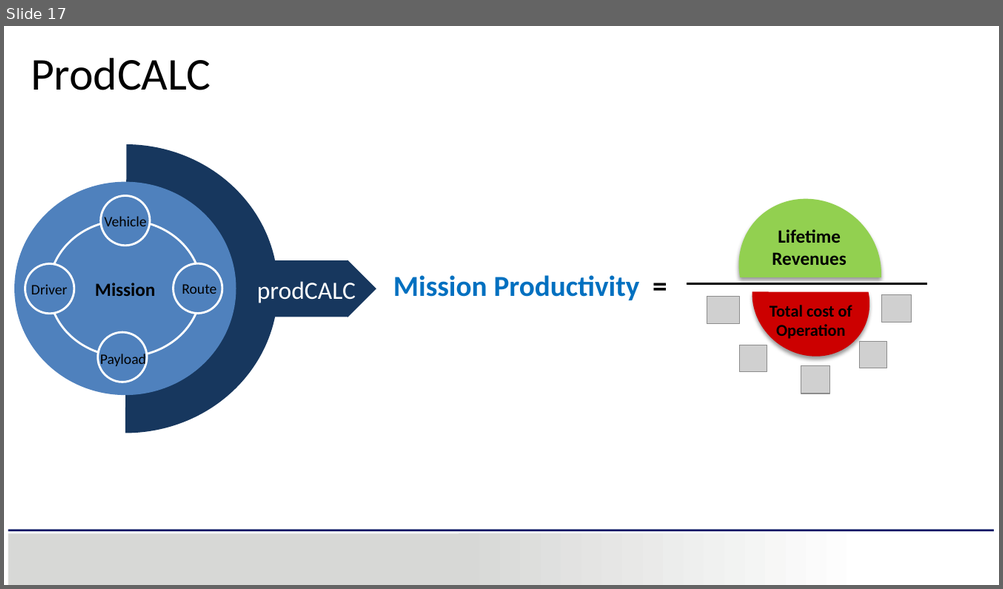
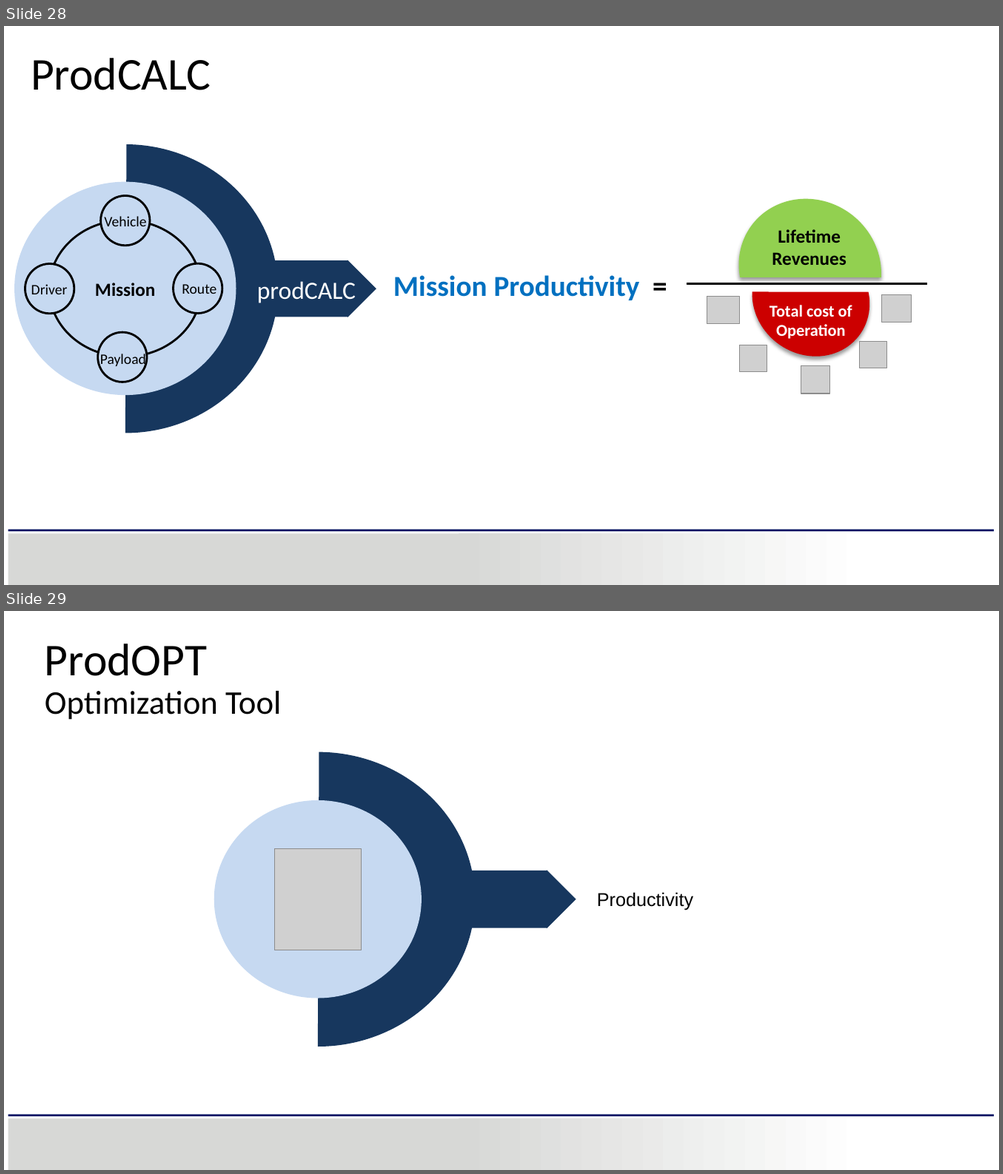
Before and after one commit to carthikvenkataraman/MasterThesis, a slide deck: ThesisReport/MasterThesisPresentation/MasterThesis-OptimisationOfDistributedPropulsionInLongHeavyVehicleCombinations.pptx. Shown one above the other, each under a label of ours: slide 17 before the commit, slides 28 and 29 after it. The pictures are 1003x589 and 1003x1174 pixels, drawn with LibreOffice and Linux fonts; fonts in the diff are those of the drawing; grey boxes stand for pictures; background and template pictures are left out. Boxes give left, top, right and bottom in pixels: in the first picture for what was removed or moved away, otherwise in the second. Text is boxed around its words. In the diff, an @@ line names an element or a change of style, - is before the commit and + after.

Commit message:
Presentation till ProdOpt

```diff
--- a/ThesisReport/MasterThesisPresentation/MasterThesis-OptimisationOfDistributedPropulsionInLongHeavyVehicleCombinations.pptx
+++ b/ThesisReport/MasterThesisPresentation/MasterThesis-OptimisationOfDistributedPropulsionInLongHeavyVehicleCombinations.pptx
@@ slide 29 added at (4,611,999,1170), background #FFFFFF; not listed: 3 template elements that a slide beside it also shows @@
@@ text added at (45,644,281,720), 32 pt, text #000000 @@
+ProdOPT
+Optimization Tool
@@ chord (boxed as its full ellipse) added at (161,752,475,1047), fill #17375E @@
@@ ellipse added at (214,800,422,998), fill #C6D9F1 @@
@@ picture added at (274,849,361,951) @@
@@ right arrow added at (466,870,576,928), fill #17375E @@
@@ text added at (597,892,693,911), 18 pt, text #000000 @@
+Productivity
@@ what was slide 17 is now slide 28 @@
@@ slide 28 changed as well @@
@@ ellipse at (14,182,236,395): fill #4F81BD to #C6D9F1 @@
@@ ellipse at (50,220,202,357): outline #FFFFFF 2 pt to #000000 2 pt @@
@@ fill #4F81BD to #C6D9F1; outline #FFFFFF 2 pt to #000000 2 pt in 4 elements at (101,196,151,246), (173,264,222,314), (98,332,148,383), (25,264,74,314) @@
@@ text "Total cost of Operation" at (769,305,852,339): text colour #000000 to #FFFFFF @@
```
Also in this commit, not shown: 5 other slides changed, 13 other slides added, 12 other files.
